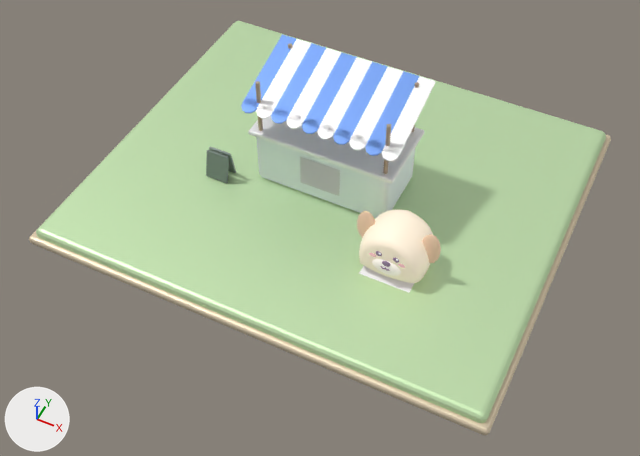
The glTF model game/art/models/buildings/police/building_police_L02.glb: old version first, new version second.
Before and after are seen from a 50 mm lens placed at (15.4, -32.8, 36.1), pointed at (0.8, -3.6, -0.3). Arrows for +X, +Y and +Z are at lower left; the lights stay in place. The older version comes first. Where no turn or scale is listed for an object, it has been applied to the vertices.
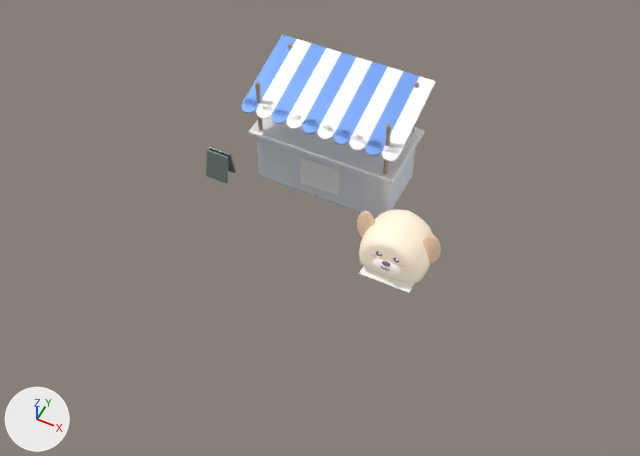
Where the change shows, as pixel boxes [x1, y1, x2, y2] in the pictures (640 x 456 px):
'Mesh_18', deleted (green)
    before: [36, 21, 606, 423]
'Mesh_19', deleted
    before: [29, 26, 611, 435]

What the commit changed:
Object 'Mesh_18' (ob_mesh_18) is deleted.
Object 'Mesh_19' (ob_mesh_19) is deleted.
